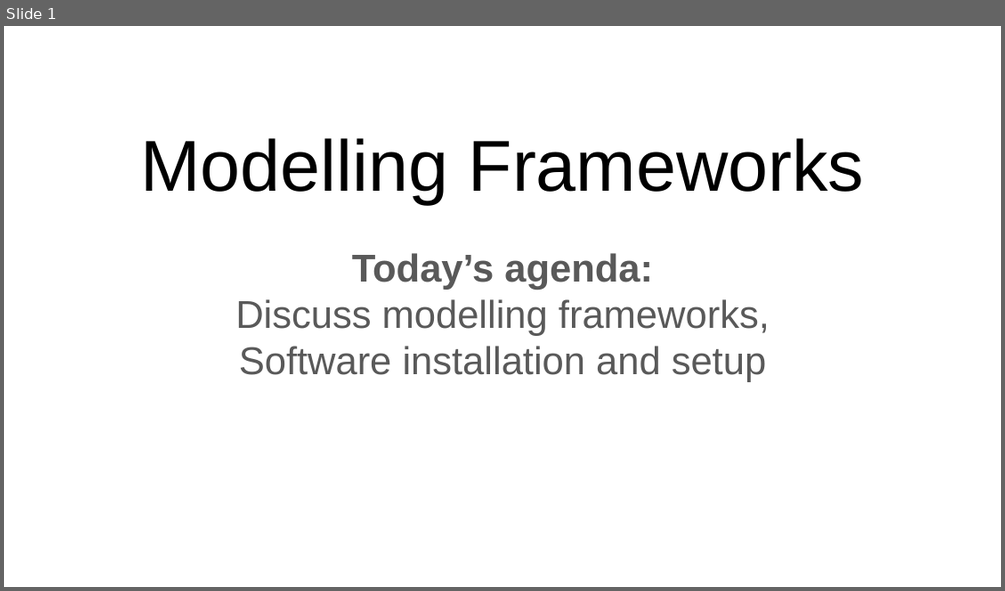
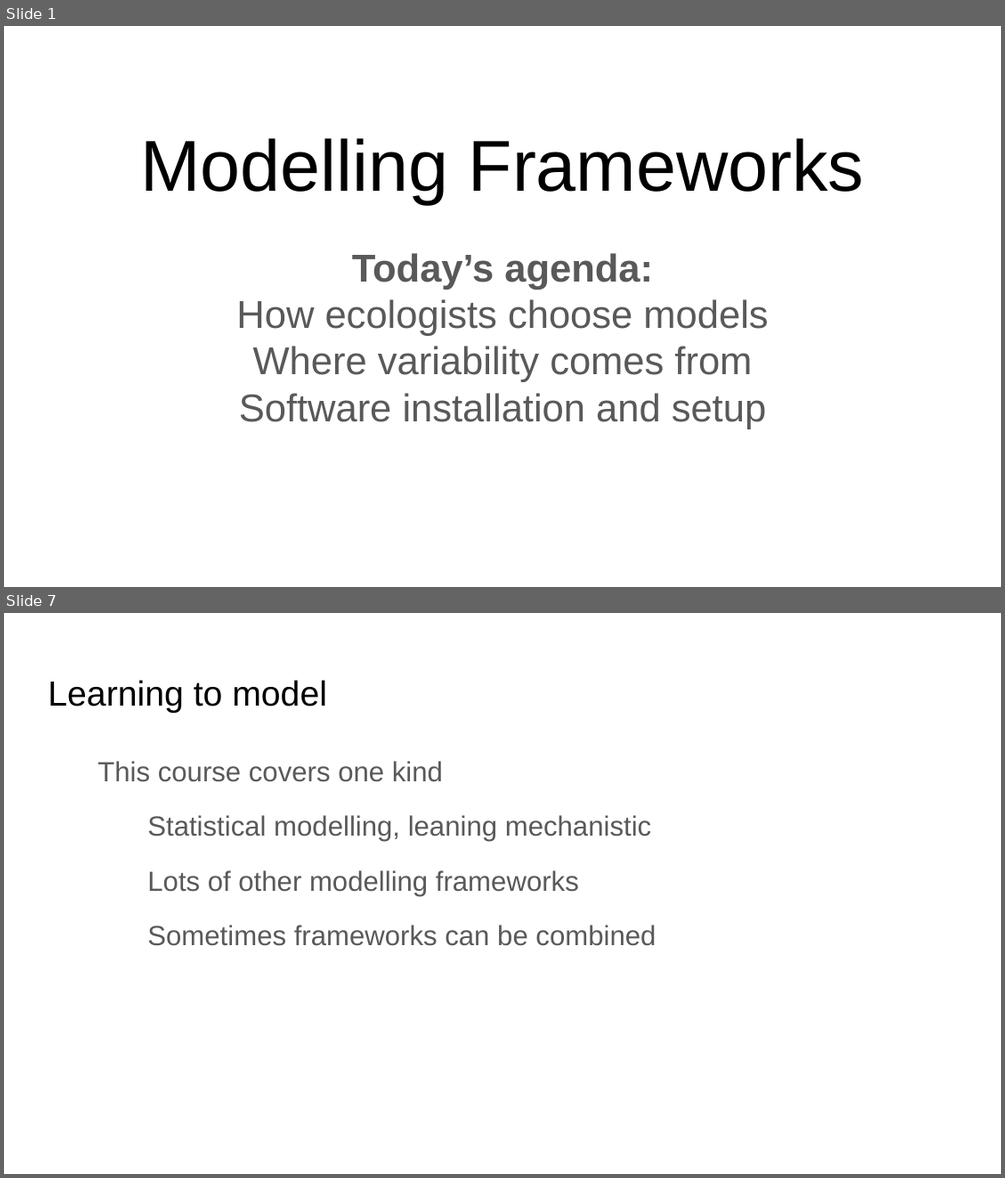
Before and after one commit to bmaitner/biometry_course, a slide deck: lectures/Lecture_02_modelling_frameworks.pptx. Shown one above the other, each under a label of ours: slide 1 before the commit, slides 1 and 7 after it; the slides between them are not shown. The pictures are 1005x591 and 1005x1178 pixels, drawn with LibreOffice and Linux fonts; fonts in the diff are those of the drawing. Boxes give left, top, right and bottom in pixels: in the first picture for what was removed or moved away, otherwise in the second. Text is boxed around its words. In the diff, an @@ line names an element or a change of style, - is before the commit and + after.

```diff
--- a/lectures/Lecture_02_modelling_frameworks.pptx
+++ b/lectures/Lecture_02_modelling_frameworks.pptx
@@ slide 7 added at bbox=[4, 613, 1001, 1174], background #FFFFFF @@
@@ title added at bbox=[48, 680, 327, 713], 25.2 pt, text #000000 @@
+Learning to model
@@ text added at bbox=[97, 761, 655, 946], 20 pt, text #595959 @@
+This course covers one kind
+Statistical modelling, leaning mechanistic
+Lots of other modelling frameworks
+Sometimes frameworks can be combined
@@ slide 1 changed as well @@
@@ subtitle at bbox=[236, 299, 768, 382]: text changed @@
-Discuss modelling frameworks,
+How ecologists choose models
+Where variability comes from
```
Also in this commit, not shown: 9 other slides changed, 34 other slides added, 1 slide removed, 1 other file.
